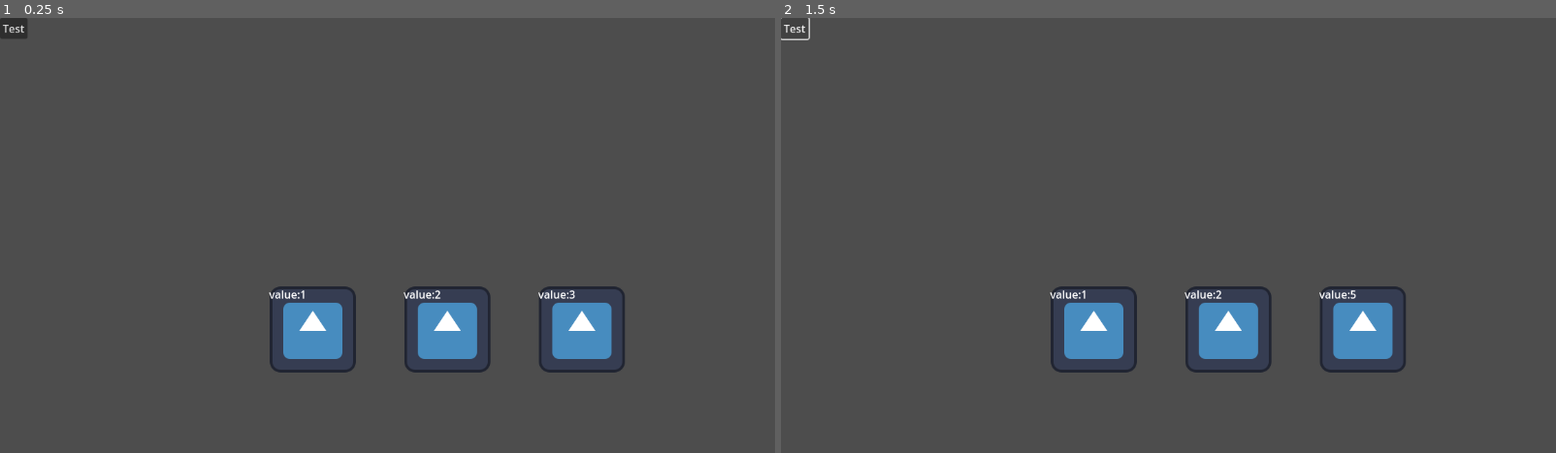
Above: before the commit, frames 1-2 (left to right).
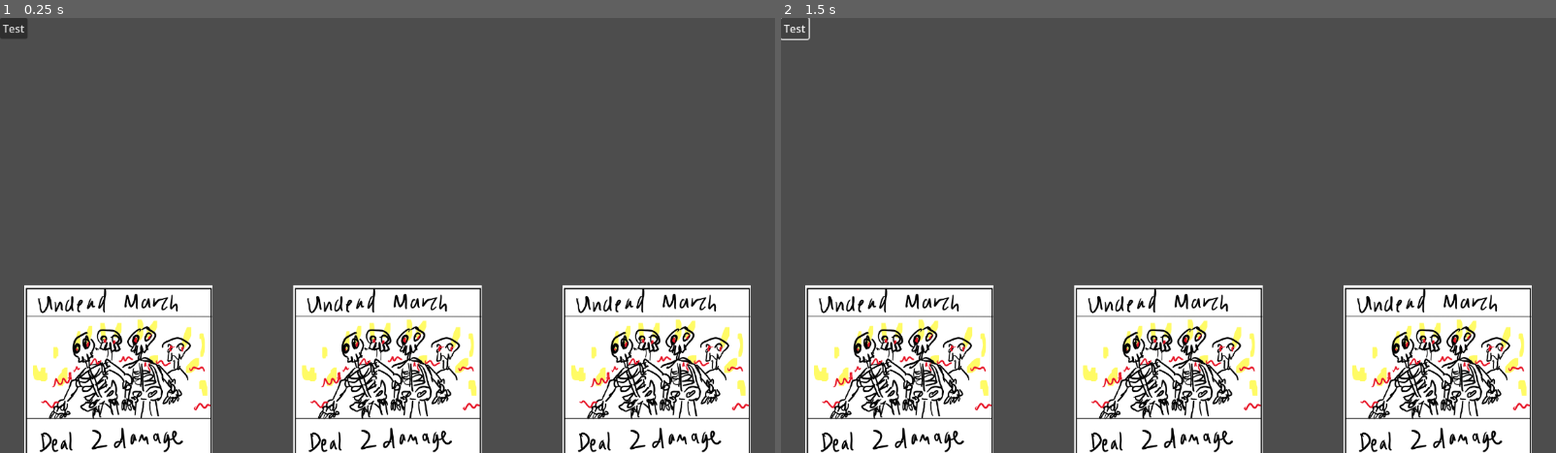
Above: after the commit, the same moments.

Repository: Ducko132/Chariot
Game: Godot game, scene res://state_machine.tscn
The game is run twice, just before and just after one commit, with the same random seed, the same clock (stepped at 60 frames per second) and the same inputs. The engine's default icon, where the game draws it, is replaced by a stand-in: a white triangle on a blue panel in a dark square.
Inputs:
- Up to frame 1 (0.25 s): no input
- Up to frame 2 (1.5 s): click "Test" at 0.5 s; click "Test" at 1.25 s

The runs differ from the first frame. In frame 1, 27% of the frame differs, in the area x 3-97%, y 61-100%; in frame 2, 27%.

Commit message:
Art Addition + figured out dictionaries (ish)
Added art, figured out how to call power of a card and such. Added health. working toward textures.

Diff:
--- a/card.gd
+++ b/card.gd
@@ -1,21 +1,29 @@
 extends Node2D
 
-enum Cards {Card1, Card2, Card3, Card4, Card5}
+enum Cards {Bolt, GiftofFlame, LiftTheSky, TridentThrow, UndeadMarch}
 
 enum Resources {Money}
 
 const ResourceMap = {
-	Cards.Card1: Resources.Money,
-	Cards.Card2: Resources.Money,
-	Cards.Card3: Resources.Money,
-	Cards.Card4: Resources.Money,
-	Cards.Card5: Resources.Money,
+	Cards.Bolt: Resources.Money,
+	Cards.GiftofFlame: Resources.Money,
+	Cards.LiftTheSky: Resources.Money,
+	Cards.TridentThrow: Resources.Money,
+	Cards.UndeadMarch: Resources.Money,
 }
 
 const Power = {
-	Cards.Card1: 1,
-	Cards.Card2: 2,
-	Cards.Card3: 3,
-	Cards.Card4: 4,
-	Cards.Card5: 5,
+	Cards.Bolt: 6,
+	Cards.GiftofFlame: 3,
+	Cards.LiftTheSky: 8,
+	Cards.TridentThrow: 4,
+	Cards.UndeadMarch: 2,
 }
+
+const Art = {
+	Cards.Bolt: "res://Art/bolt.png",
+	Cards.TridentThrow: "res://Art/tridentThrow.png",
+	Cards.UndeadMarch: "res://Art/UndeadMarch.png",
+	Cards.LiftTheSky: "res://Art/LiftTheSky.png",
+	Cards.GiftofFlame: "res://Art/GiftofFlame.png",
+}
--- a/card.tscn
+++ b/card.tscn
@@ -1,6 +1,52 @@
-[gd_scene load_steps=2 format=3 uid="uid://b682qlqmy1vch"]
+[gd_scene load_steps=9 format=3 uid="uid://b682qlqmy1vch"]
 
 [ext_resource type="Script" path="res://card.gd" id="1_ne2vv"]
+[ext_resource type="Texture2D" uid="uid://dwh25g6j8twvh" path="res://Art/blank.png" id="2_eo1f0"]
+[ext_resource type="Texture2D" uid="uid://cwkr8hgqjf37j" path="res://Art/bolt.png" id="3_8warx"]
+[ext_resource type="Texture2D" uid="uid://clisbnqlxrirq" path="res://Art/GiftofFlame.png" id="4_psts6"]
+[ext_resource type="Texture2D" uid="uid://dvbhq2cet2w2y" path="res://Art/LiftTheSky.png" id="5_ap4bp"]
+[ext_resource type="Texture2D" uid="uid://6ad7xcx0l32y" path="res://Art/tridentThrow.png" id="6_b4rh0"]
+[ext_resource type="Texture2D" uid="uid://cxh8fpjo65wra" path="res://Art/UndeadMarch.png" id="7_i28ee"]
+
+[sub_resource type="RectangleShape2D" id="RectangleShape2D_chp8g"]
+size = Vector2(437.055, 590.226)
 
 [node name="Card" type="Node2D"]
 script = ExtResource("1_ne2vv")
+
+[node name="Blank" type="Sprite2D" parent="."]
+visible = false
+position = Vector2(196, 264)
+texture = ExtResource("2_eo1f0")
+
+[node name="Bolt" type="Sprite2D" parent="."]
+visible = false
+position = Vector2(221, 296)
+texture = ExtResource("3_8warx")
+
+[node name="GiftofFlame" type="Sprite2D" parent="."]
+visible = false
+position = Vector2(218, 292)
+texture = ExtResource("4_psts6")
+
+[node name="LiftTheSky" type="Sprite2D" parent="."]
+visible = false
+position = Vector2(219, 294)
+texture = ExtResource("5_ap4bp")
+
+[node name="TridentThrow" type="Sprite2D" parent="."]
+visible = false
+position = Vector2(225, 295)
+texture = ExtResource("6_b4rh0")
+
+[node name="UndeadMarch" type="Sprite2D" parent="."]
+position = Vector2(136.25, 189.25)
+scale = Vector2(0.633787, 0.645516)
+texture = ExtResource("7_i28ee")
+
+[node name="Area2D" type="Area2D" parent="UndeadMarch"]
+position = Vector2(1.97224, 0.38736)
+scale = Vector2(1, 1)
+
+[node name="CollisionShape2D" type="CollisionShape2D" parent="UndeadMarch/Area2D"]
+shape = SubResource("RectangleShape2D_chp8g")
--- a/state_machine.gd
+++ b/state_machine.gd
@@ -2,11 +2,15 @@
 var Cards = preload("res://card.gd")
 var CardsEnum = Cards.Cards
 var Power = Cards.Power
+var Art = Cards.Art
 
 enum State {BEGIN, DEAL, PLAYER1_DRAW, PLAYER1_PLAY, MONSTERTURN, END}
 var curstate = State.BEGIN
 var state_time = 0.0
 var cardNodes = []
+
+var playerhp = 20
+var monsterhp = 20
 
 # node to represent card (make copies manually)
 
@@ -26,17 +30,33 @@
 		deck.remove_at(0)
 
 	print(hand)
+	print(hand[6])
+	var testcard = hand[6]
+	# WOOOOO I FIGURED IT OUT
+	print(Cards.Power[CardsEnum.get(testcard)])
+	load(Cards.Art[CardsEnum.get(hand[6])])
+	#print(ctext)
+	#add_child(cardex)
+
 
 	for i in 3:
-		var c = load("res://cardexample.tscn").instantiate()
+		var c = load("res://card.tscn").instantiate()
+		#var test = (c.find_child(str(CardsEnum.get(hand[6]))))
+		#var c = load(Cards.Art[CardsEnum.get(hand[6])]).instantiate()
 		add_child(c)
 		cardNodes.append(c)
-		c.position = Vector2((i*200)+400,400)
-		c.find_child("Label").text = "value:" + str(hand[i])
+		c.position = Vector2((i*400)+40,400)
+		#c.find_child("Label").text = "value:" + str(hand[i])
 
 func _process(delta):
-	for i in 3:
-		cardNodes[i].find_child("Label").text = "value:" + str(hand[i])
+	#for i in cardNodes.size():
+	#	cardNodes[i].find_child("Label").text = "value:" + str(hand[i])
+	pass
+
+func draw_card():
+	hand.append(deck[0])
+	deck.remove_at(0)
+	pass
 
 func switch_states(new_state: State):
 	curstate = new_state
Binary file added: Art/GiftofFlame.png
Not shown, added: Art/GiftofFlame.png.import
Binary file added: Art/LiftTheSky.png
Not shown, added: Art/LiftTheSky.png.import
Binary file added: Art/UndeadMarch.png
Not shown, added: Art/UndeadMarch.png.import
Binary file added: Art/blank.png
Not shown, added: Art/blank.png.import
Binary file added: Art/bolt.png
Not shown, added: Art/bolt.png.import
Binary file added: Art/tridentThrow.png
Not shown, added: Art/tridentThrow.png.import
